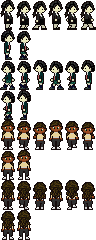
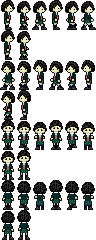
Layered file, before and after one edit (96x240). Changes by layer:
painted on "hair" over (2, 160, 94, 230)
painted on "main_character" over (0, 1, 96, 239)
